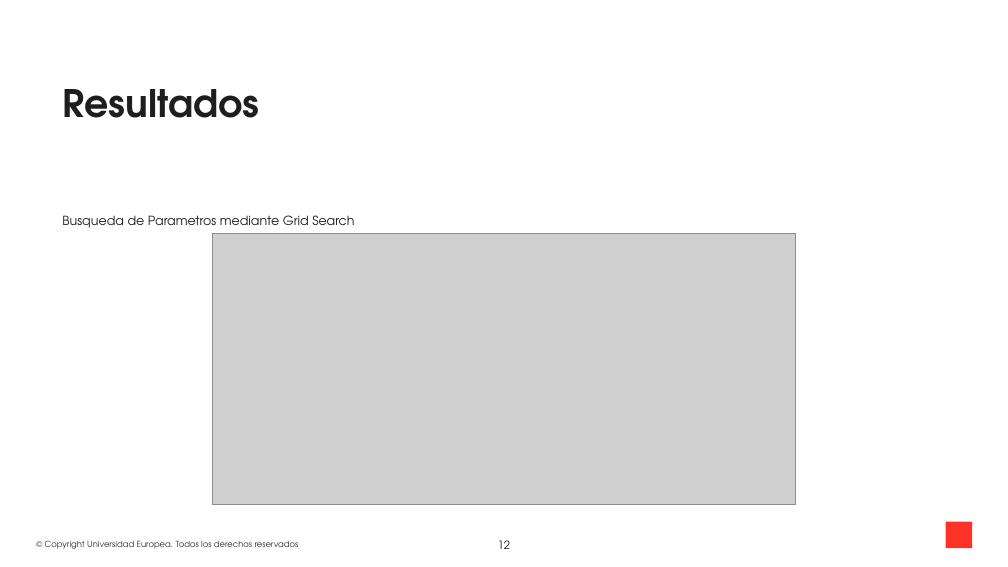
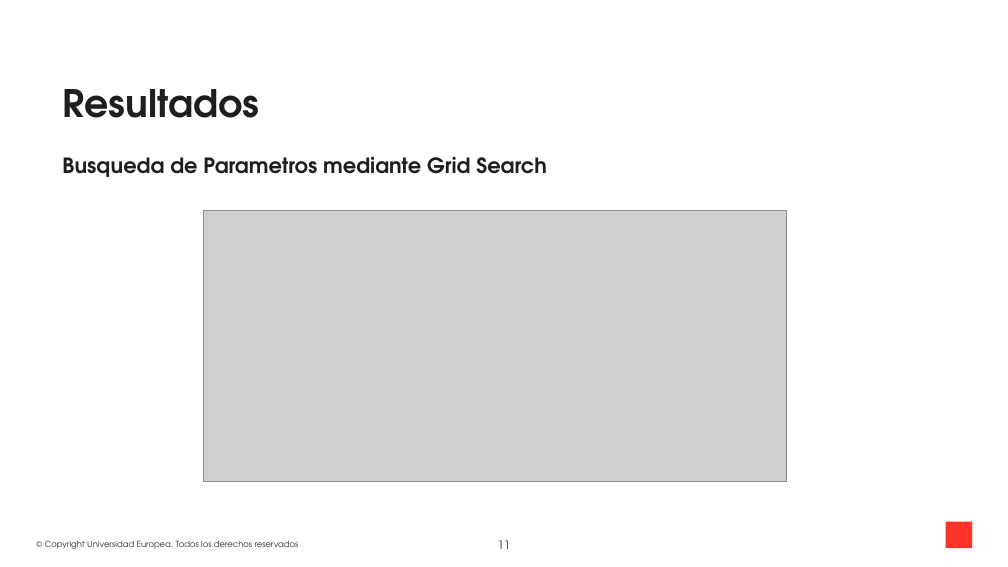
Before and after one commit to gerardmarturia/Sintetic-data-GMN, a slide deck: slide 11 of Presentacion/Presentacion TFM GMN.pptx (slide 12 before the commit). Drawn at 1008x567 pixels with LibreOffice and Linux fonts; fonts in the diff are those of the drawing; grey boxes stand for pictures; background and template pictures are left out. Boxes give left, top, right and bottom in pixels: in the first picture for what was removed or moved away, otherwise in the second. Text is boxed around its words. In the diff, an @@ line names an element or a change of style, - is before the commit and + after.

```diff
--- a/Presentacion/Presentacion TFM GMN.pptx
+++ b/Presentacion/Presentacion TFM GMN.pptx
@@ text "Busqueda de Parametros mediante Grid ...": place and size @@
-text "Busqueda de Parametros mediante Grid ..." at [62, 215, 354, 228]
+text "Busqueda de Parametros mediante Grid ..." at [62, 157, 547, 177]
@@ text "Busqueda de Parametros mediante Grid ..." at [62, 157, 547, 177]: size 14.4 to 24 pt, bold on; line spacing 17pt to 1; less space between paragraphs @@
@@ picture: place and size @@
-picture at [213, 234, 796, 505]
+picture at [203, 210, 786, 481]
@@ page number at [498, 540, 511, 549]: text changed @@
-12
+11
```
Also in this commit, not shown: 9 other slides changed, 8 slides added, 4 slides removed.
